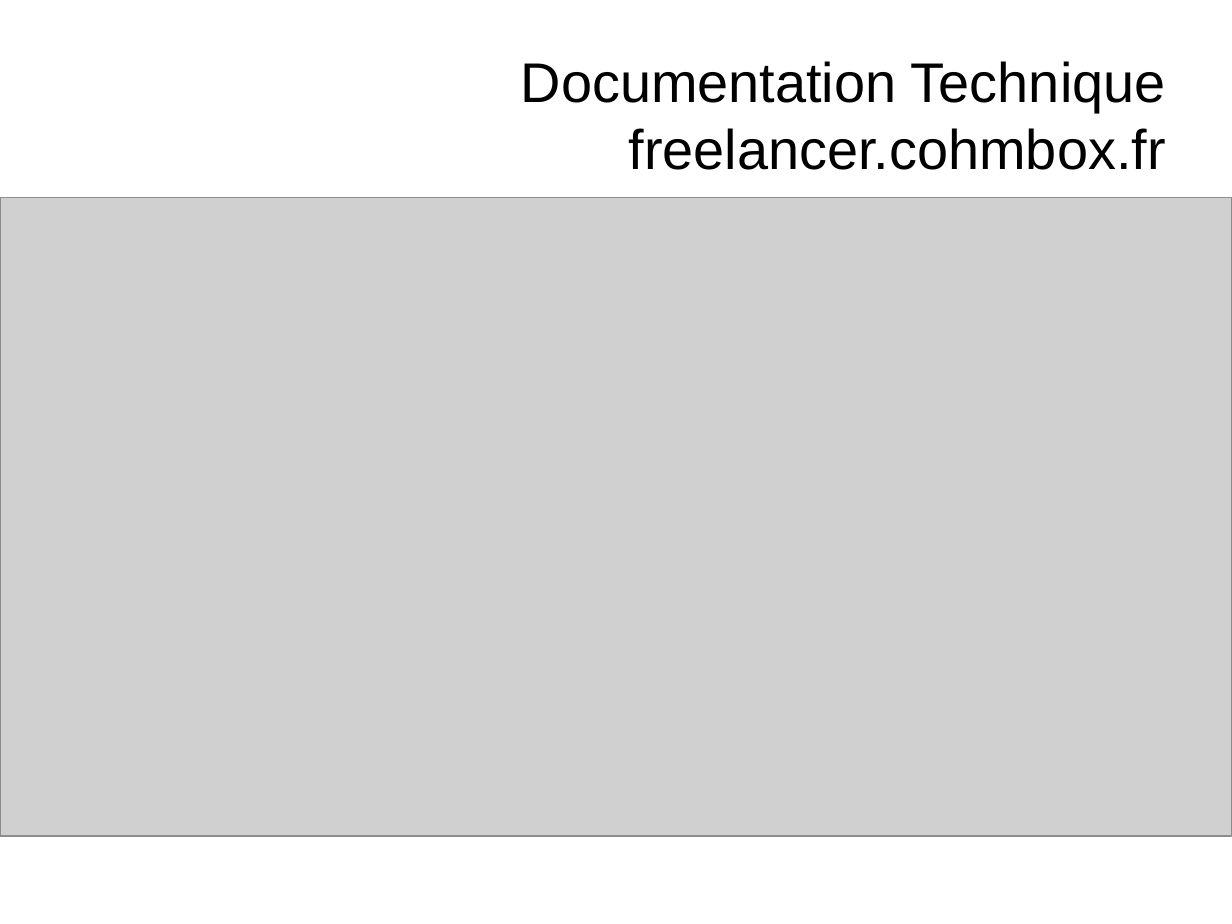
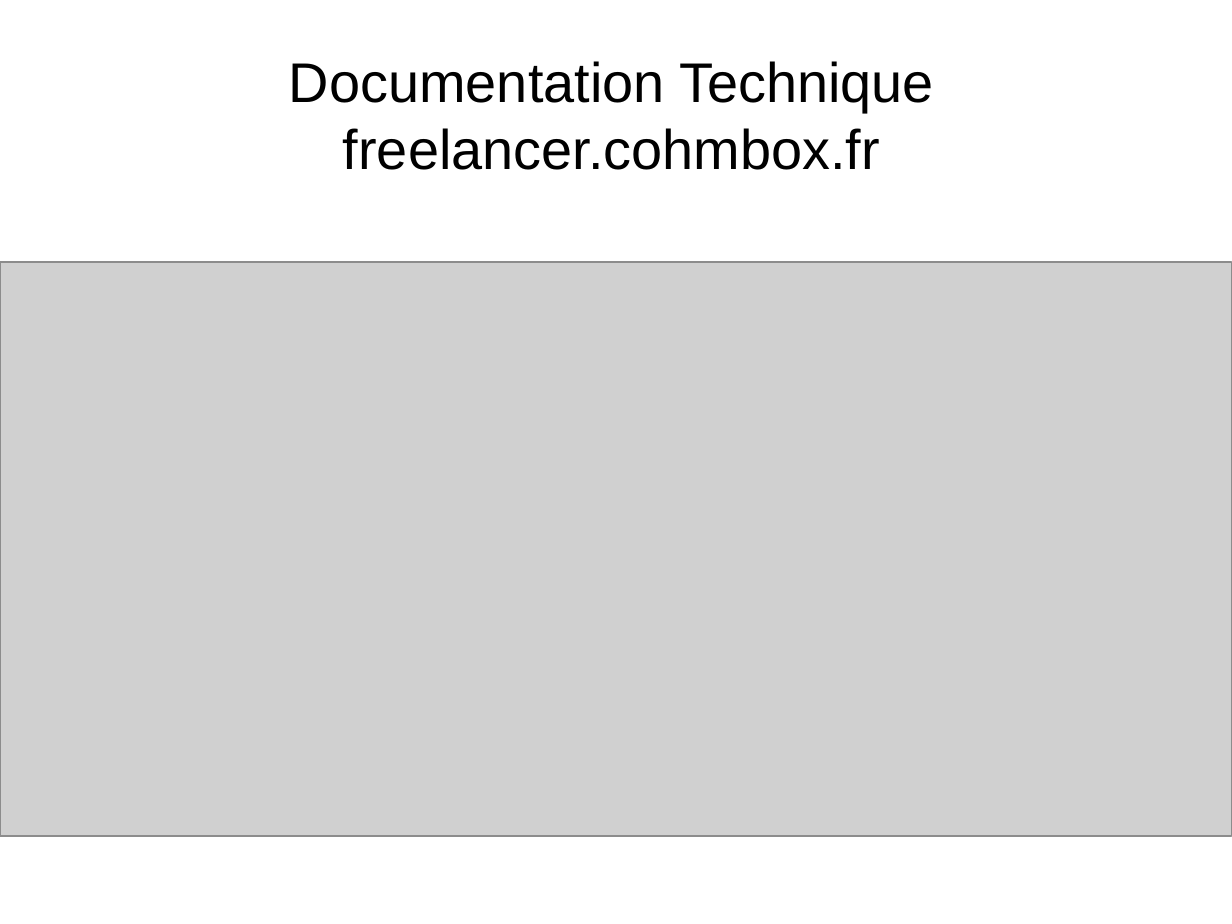
Before and after one commit to PlanesZwalker/FreelancerSIO, a slide deck: slide 1 of web/doc/DocumentationTechniquePPE.odp. Drawn at 1232x924 pixels with LibreOffice and Linux fonts; fonts in the diff are those of the drawing; grey boxes stand for pictures. Boxes give left, top, right and bottom in pixels: in the first picture for what was removed or moved away, otherwise in the second. Text is boxed around its words. In the diff, an @@ line names an element or a change of style, - is before the commit and + after.

Commit message:
Documentation

```diff
--- a/web/doc/DocumentationTechniquePPE.odp
+++ b/web/doc/DocumentationTechniquePPE.odp
@@ title "Documentation Technique freelancer.cohmbox.fr" at <box>289,61,934,170</box>: alignment right to centre @@
@@ picture: place and size @@
-picture at <box>0,197,1232,836</box>
+picture at <box>0,262,1232,836</box>
```
Also in this commit, not shown: 1 other slide changed, 6 slides added, 3 slides removed, 20 other files.
